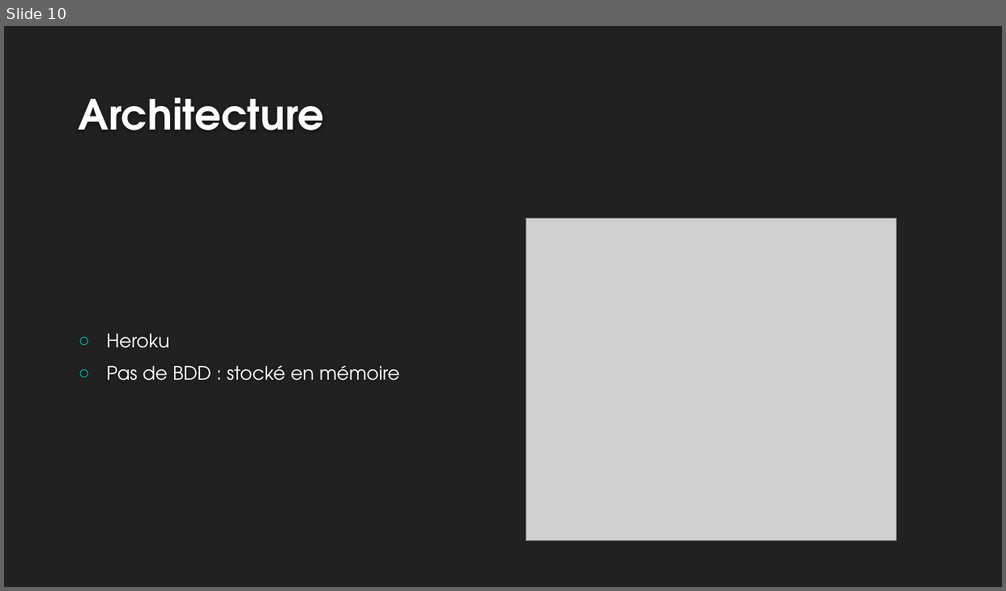
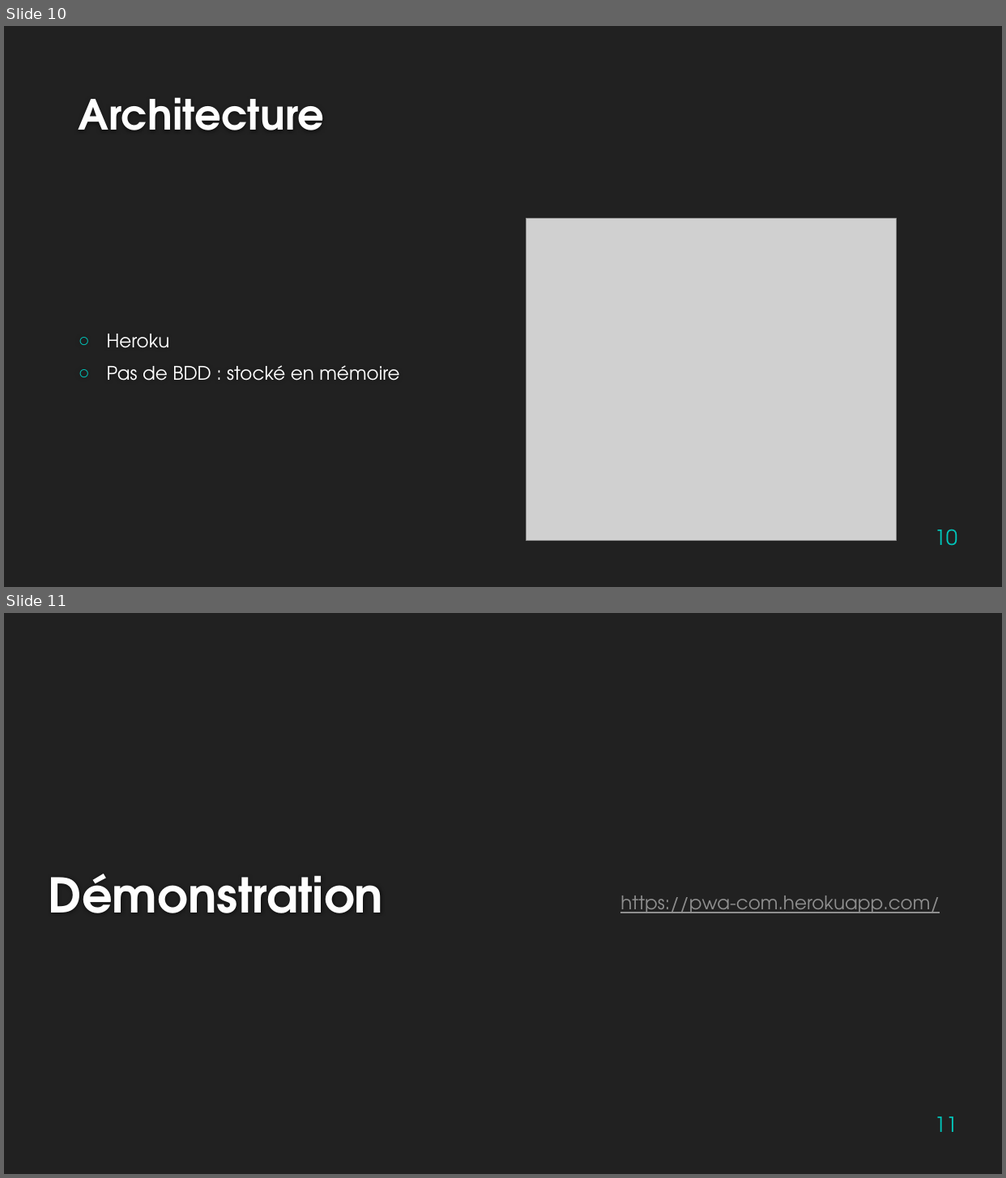
Before and after one commit to blipn/nodejs-websocket-example, a slide deck: PWA-COM_v1.1.pptx. Shown one above the other, each under a label of ours: slide 10 before the commit, slides 10 and 11 after it. The pictures are 1006x591 and 1006x1178 pixels, drawn with LibreOffice and Linux fonts; fonts in the diff are those of the drawing; grey boxes stand for pictures; background and template pictures are left out. Boxes give left, top, right and bottom in pixels: in the first picture for what was removed or moved away, otherwise in the second. Text is boxed around its words. In the diff, an @@ line names an element or a change of style, - is before the commit and + after.

```diff
--- a/PWA-COM_v1.1.pptx
+++ b/PWA-COM_v1.1.pptx
@@ slide 11 added at box(4, 613, 1002, 1174), background #212121 @@
@@ title added at box(49, 874, 383, 914), 46 pt, text #FEFEFE, bold @@
+Démonstration
@@ text added at box(620, 896, 940, 914), 18 pt, text #8F8F8F, underline @@
+https://pwa-com.herokuapp.com/
@@ page number added at box(935, 1117, 957, 1132), 20 pt, text #00C6BB @@
+11
@@ slide 10 changed as well @@
@@ page number added at box(935, 529, 957, 546), 20 pt, text #00C6BB @@
+10
```
Also in this commit, not shown: 13 other slides changed, 1 slide removed.
